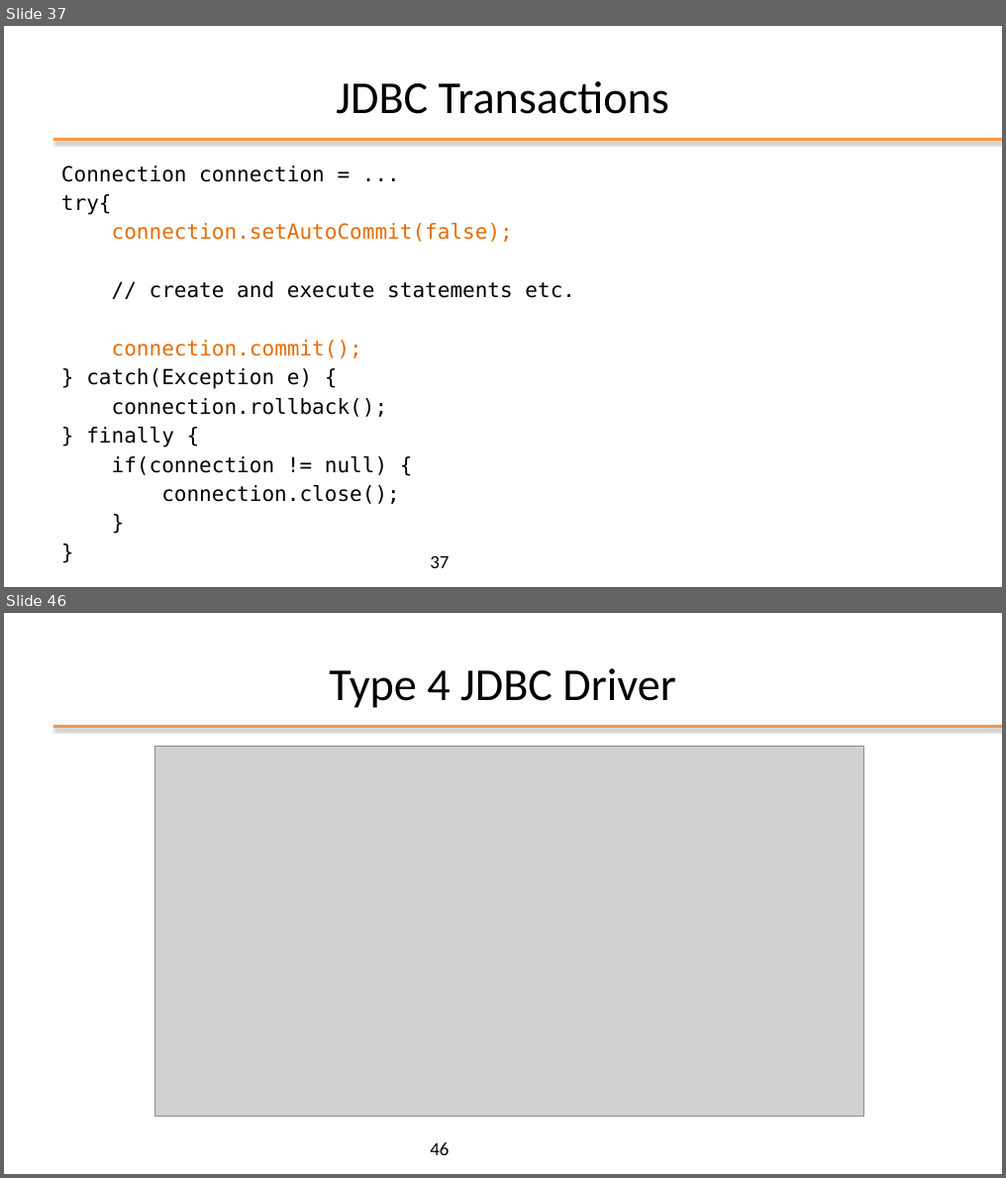
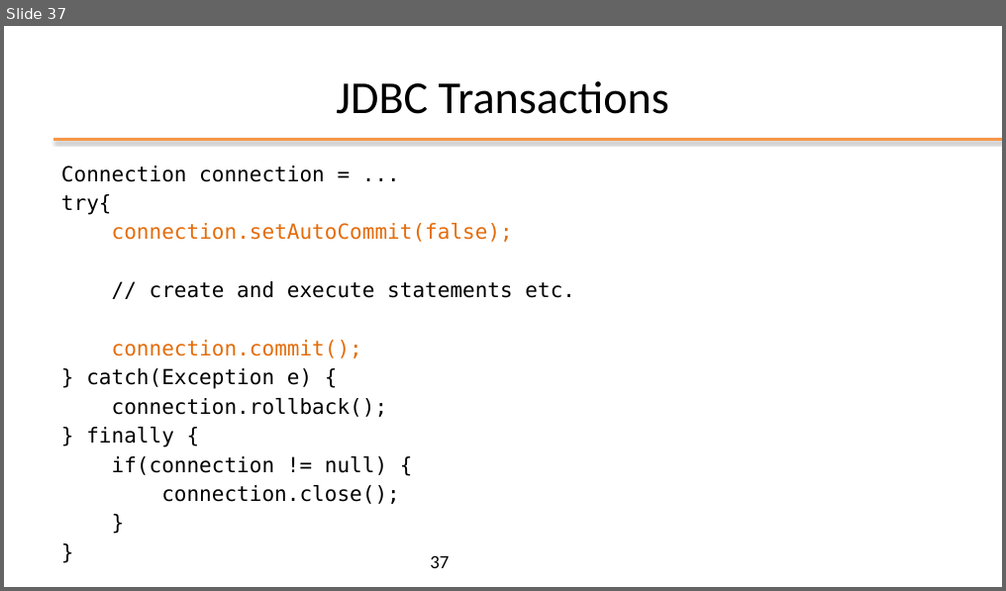
Before and after one commit to nbicocchi/learn-java-core, a slide deck: assets/slides/P2 - Java Data Access (JDBC).pptx. Shown one above the other, each under a label of ours: slides 37 and 46 before the commit, slide 37 after it; the slides between them are not shown. The pictures are 1006x1178 and 1006x591 pixels, drawn with LibreOffice and Linux fonts; fonts in the diff are those of the drawing; grey boxes stand for pictures; background and template pictures are left out. Boxes give left, top, right and bottom in pixels: in the first picture for what was removed or moved away, otherwise in the second. Text is boxed around its words. In the diff, an @@ line names an element or a change of style, - is before the commit and + after.

```diff
--- a/assets/slides/P2 - Java Data Access (JDBC).pptx
+++ b/assets/slides/P2 - Java Data Access (JDBC).pptx
@@ slide 46 removed at <box>4,613,1002,1174</box>, background #FFFFFF; not listed: 1 template element that a slide beside it also shows @@
@@ title removed at <box>329,668,676,708</box> @@
-Type 4 JDBC Driver
@@ picture removed at <box>155,747,863,1117</box> @@
@@ page number removed at <box>430,1143,449,1156</box> @@
-46
```
Also in this commit, not shown: 1 slide changed, 9 other slides removed.
